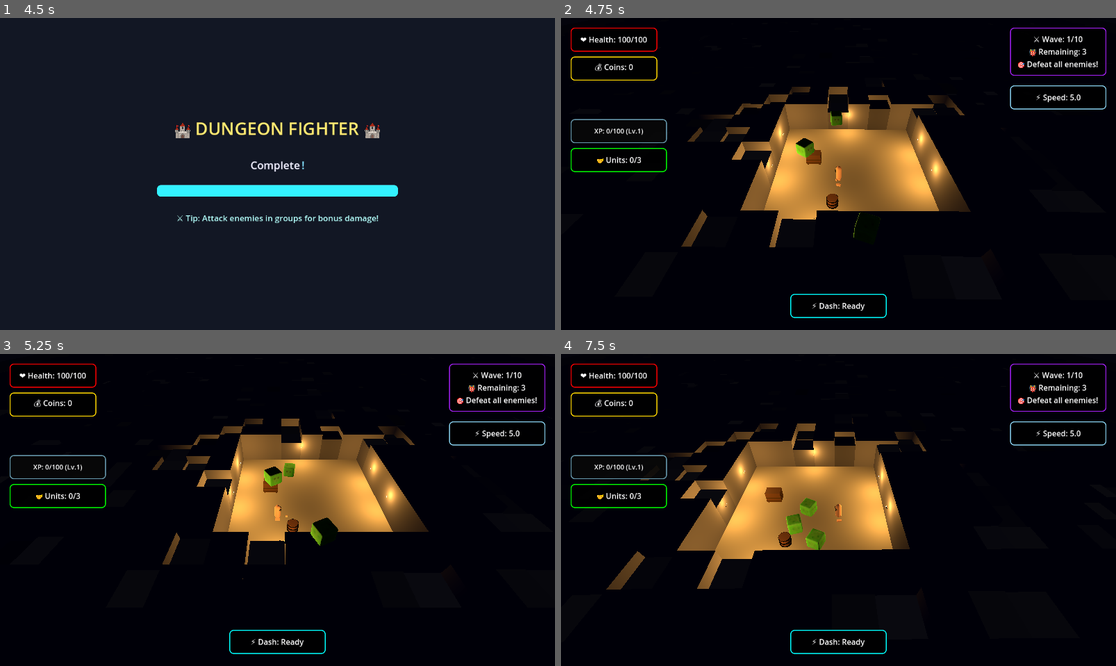
Above: before the commit, frames 1-4 (two rows, left to right).
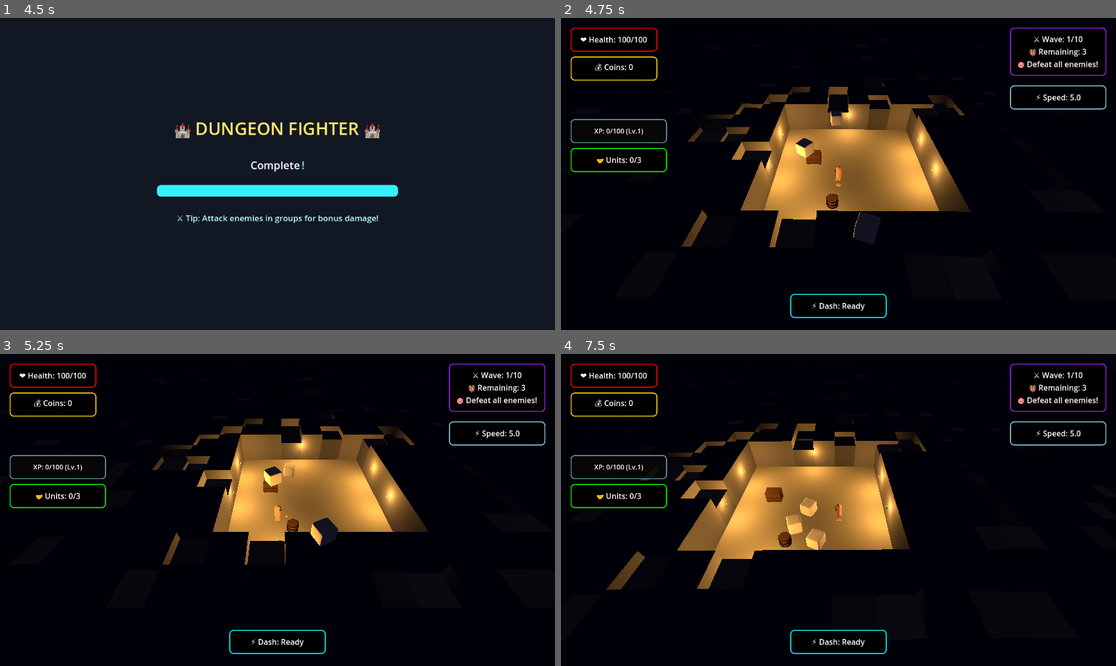
Above: after the commit, the same moments.

Repository: thaner66666666/game-1
Game: Godot game, scene res://Scenes/main.tscn
Same seed, same stepped clock (60 frames per second), same inputs: the game is played once before the commit and once after it.
Inputs (mouse positions are in pixels of both pictures, inside the frame that each line leads up to):
- Up to frame 1 (4.5 s): tap Enter (ui_accept) at 0.5, 0.77, 1.52, 3.02, 3.5, 3.77, 4.25 s; move the mouse to (399, 158) at 0.52 s; press the mouse at (399, 158) at 0.53 s; hold D (move_right) 0.53-1.28 s; move the mouse to (166, 189) at 1.27 s; release the mouse at (166, 189) at 1.28 s; hold S (move_down) 1.28-2.03 s; click (166, 189) at 1.35 s; move the mouse to (333, 105) at 2.02 s; press the mouse at (333, 105) at 2.03 s; hold D (move_right) 2.03-2.78 s; tap Space (dash) at 2.1 s; move the mouse to (249, 236) at 2.77 s; release the mouse at (249, 236) at 2.78 s; hold W (move_up) 2.78-3.53 s; tap Q (drop_weapon) at 2.85 s; click (249, 236) at 3.05 s; move the mouse to (444, 220) at 3.52 s; hold E (interaction) 3.53-4.28 s; hold A (move_left) from 3.53 s (still down); click (444, 220) at 3.8 s; move the mouse to (111, 127) at 4.27 s; click (111, 127) at 4.35 s
- Up to frame 2 (4.75 s): keep holding A (move_left); tap Enter (ui_accept) at 4.52 s
- Up to frame 3 (5.25 s): move the mouse to (305, 510) at 5.02 s; release A (move_left) at 5.03 s; press the mouse at (305, 510) at 5.03 s; hold S (move_down) from 5.03 s (still down)
- Up to frame 4 (7.5 s): move the mouse to (755, 432) at 5.77 s; release S (move_down) at 5.78 s; release the mouse at (755, 432) at 5.78 s; hold D (move_right) 5.78-6.53 s; tap Space (dash) at 5.85 s; tap Enter (ui_accept) at 6.02, 6.77 s; click (755, 432) at 6.05 s; move the mouse to (960, 494) at 6.52 s; press the mouse at (960, 494) at 6.53 s; hold W (move_up) 6.53-7.28 s; tap Q (drop_weapon) at 6.6 s; move the mouse to (727, 525) at 7.27 s; release the mouse at (727, 525) at 7.28 s; hold D (move_right) from 7.28 s (still down); tap E (interaction) at 7.35 s

Frame 1 is identical in both runs. In frame 2, 0.6% of the frame differs, in the area x 42-58%, y 29-73%; in frame 3, 0.6%; in frame 4, 0.5%.

Commit message:
Update enemy.gd

Diff:
--- a/dot gds/enemy.gd
+++ b/dot gds/enemy.gd
@@ -76,7 +76,12 @@
 	original_mesh_scale = mesh_instance.scale if mesh_instance and is_instance_valid(mesh_instance) else Vector3.ONE
 	if mesh_instance and is_instance_valid(mesh_instance):
 		mesh_instance.visible = true
-		print("✅ Enemy: Connected to MeshInstance3D")
+		# Ensure material_override is set for flash effect
+		if not mesh_instance.material_override:
+			var mat = StandardMaterial3D.new()
+			mat.albedo_color = Color(1, 1, 1)
+			mesh_instance.material_override = mat
+		print("✅ Enemy: Connected to MeshInstance3D and ensured material_override")
 	else:
 		print("❌ Enemy: Could not find MeshInstance3D!")
 	if collision_shape and is_instance_valid(collision_shape):
@@ -438,21 +443,29 @@
 	if damage_system:
 		damage_system.show_damage(amount, self)
 	health -= amount
+	_flash_red()
 	_apply_knockback_from_player()
-	_create_damage_wobble()
+	_add_wobble()
 	if health <= 0:
 		die()
 
-func _create_damage_wobble():
+# Flash the enemy red briefly when taking damage
+func _flash_red():
 	if not mesh_instance or not is_instance_valid(mesh_instance):
 		return
-	var tween = create_tween()
-	tween.set_parallel(true)
-	var punch_scale = original_mesh_scale * Vector3(0.5, 2.0, 0.5)
-	tween.tween_property(mesh_instance, "scale", punch_scale, 0.05)
-	var overshoot = original_mesh_scale * Vector3(1.8, 0.4, 1.8)
-	tween.tween_property(mesh_instance, "scale", overshoot, 0.08).set_delay(0.05)
-	tween.tween_property(mesh_instance, "scale", original_mesh_scale, 0.15).set_delay(0.13)
+	var original_color = mesh_instance.material_override.albedo_color if mesh_instance.material_override else Color(1,1,1)
+	if not mesh_instance.material_override:
+		return
+	mesh_instance.material_override.albedo_color = Color(1,0,0)
+	var flash_timer = Timer.new()
+	flash_timer.wait_time = 0.12
+	flash_timer.one_shot = true
+	add_child(flash_timer)
+	flash_timer.timeout.connect(func():
+		if mesh_instance and mesh_instance.material_override:
+			mesh_instance.material_override.albedo_color = original_color
+		flash_timer.queue_free()
+	)
 
 func die():
 	if is_dead:
